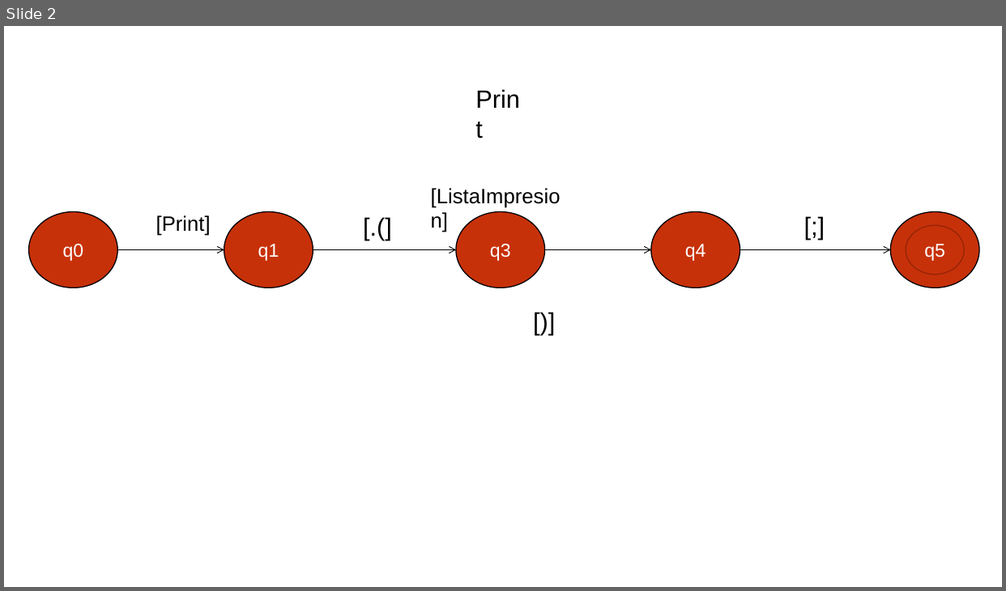
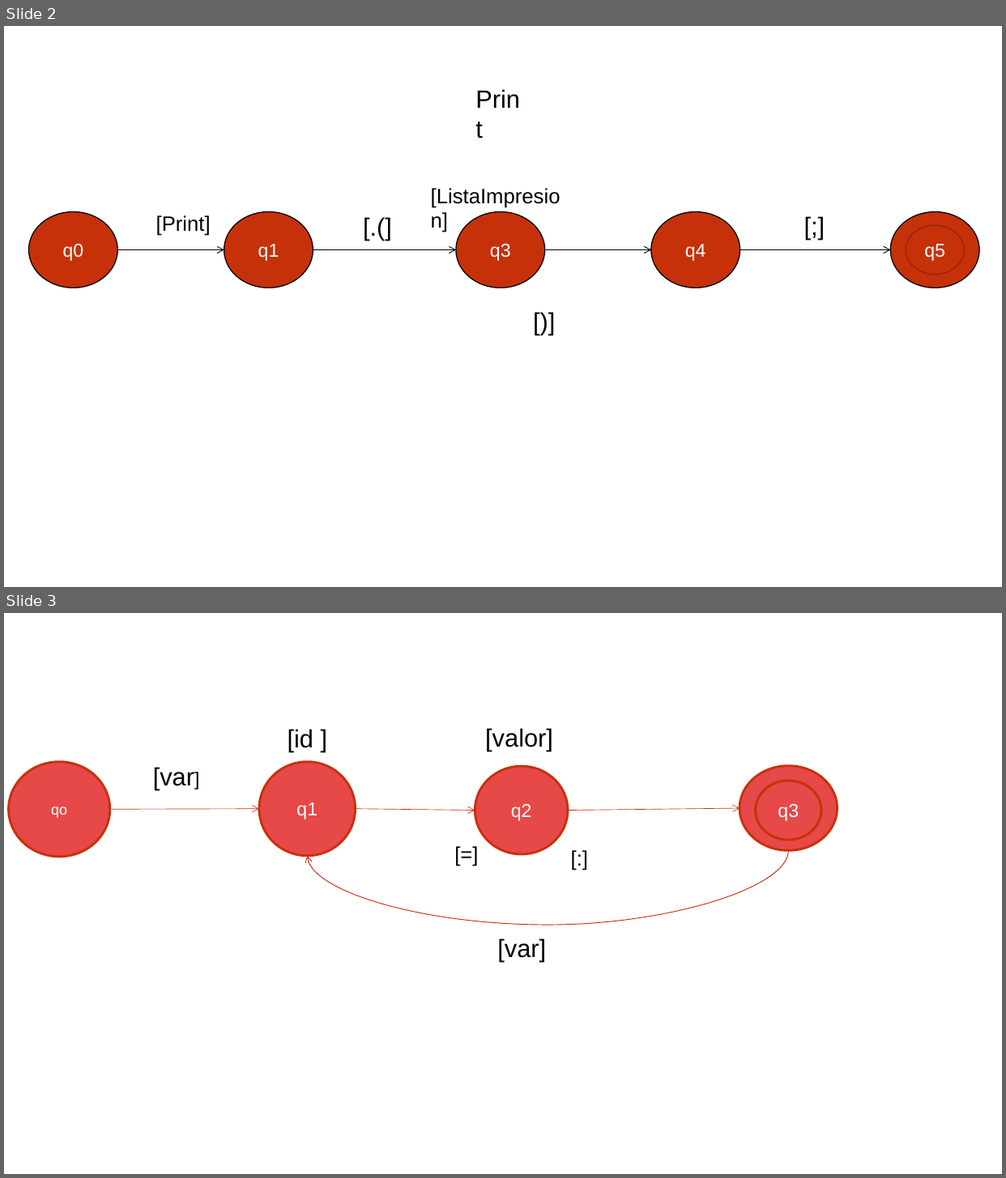
Before and after one commit to Gitterencio/LP_TareaGrupal_P1_2021_G3, a slide deck: Maquina_De_Estados/MDE_ONION.pptx. Shown one above the other, each under a label of ours: slide 2 before the commit, slides 2 and 3 after it. The pictures are 1006x591 and 1006x1178 pixels, drawn with LibreOffice and Linux fonts; fonts in the diff are those of the drawing; background and template pictures are left out. Boxes give left, top, right and bottom in pixels: in the first picture for what was removed or moved away, otherwise in the second. Text is boxed around its words. In the diff, an @@ line names an element or a change of style, - is before the commit and + after.

```diff
--- a/Maquina_De_Estados/MDE_ONION.pptx
+++ b/Maquina_De_Estados/MDE_ONION.pptx
@@ slide 3 added at (4, 613, 1002, 1174), background picture (left out) @@
@@ text added at (288, 729, 314, 752), 24 pt, text #000000 @@
+[id ]
@@ text added at (485, 728, 553, 752), 24 pt, text #000000 @@
+[valor]
@@ ellipse added at (9, 762, 109, 857), fill #E74848, outline #C73109 2.25 pt, 14 pt, text #FFFFFF @@
+qo
@@ text added at (153, 767, 194, 790), 24 pt, text #000000 @@
+[var]
@@ ellipse added at (259, 762, 355, 856), fill #E74848, outline #C73109 2.25 pt, 18 pt, text #FFFFFF @@
+q1
@@ ellipse added at (475, 766, 568, 855), fill #E74848, outline #C73109 2.25 pt, 18 pt, text #FFFFFF @@
+q2
@@ ellipse added at (740, 766, 837, 850), fill #E74848, outline #C73109 2.25 pt, 18 pt, text #FFFFFF @@
+q3
@@ ellipse added at (756, 781, 821, 840), fill #E74848, outline #C73109 2.25 pt, 18 pt, text #FFFFFF @@
+q3
@@ arrow added from (110, 809) to (259, 809), #C73109 0.5 pt @@
@@ arrow added from (355, 809) to (475, 811), #C73109 0.5 pt @@
@@ arrow added from (568, 811) to (740, 808), #C73109 0.5 pt @@
@@ curved arrow added from (789, 851) to (307, 855), #C73109 0.75 pt @@
@@ text added at (447, 838, 491, 871), 20 pt, text #000000 @@
+[=]
@@ text added at (563, 842, 601, 875), 20 pt, text #000000 @@
+[:]
@@ text added at (497, 939, 546, 961), 24 pt, text #000000 @@
+[var]
```
Also in this commit, not shown: 1 slide changed.
